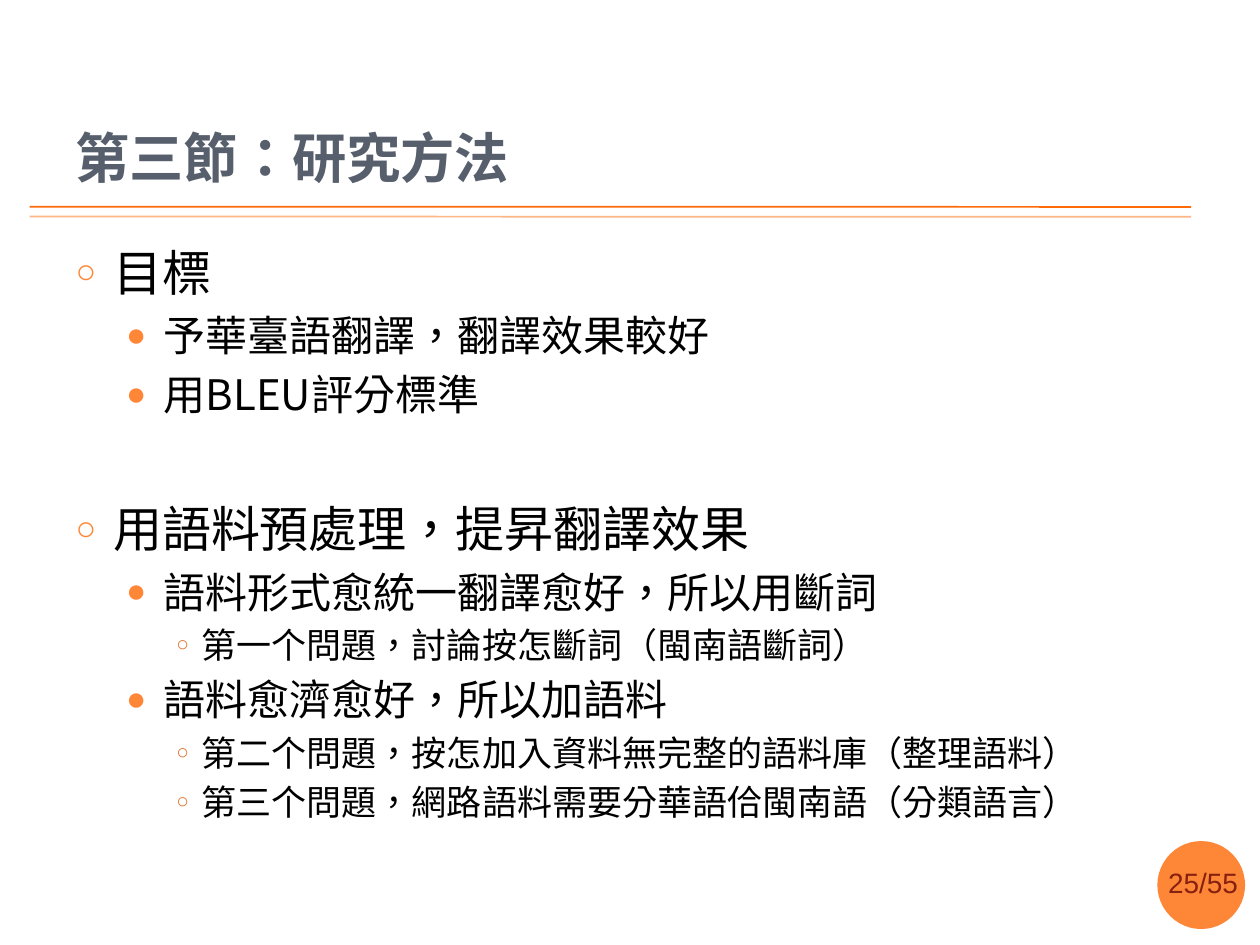
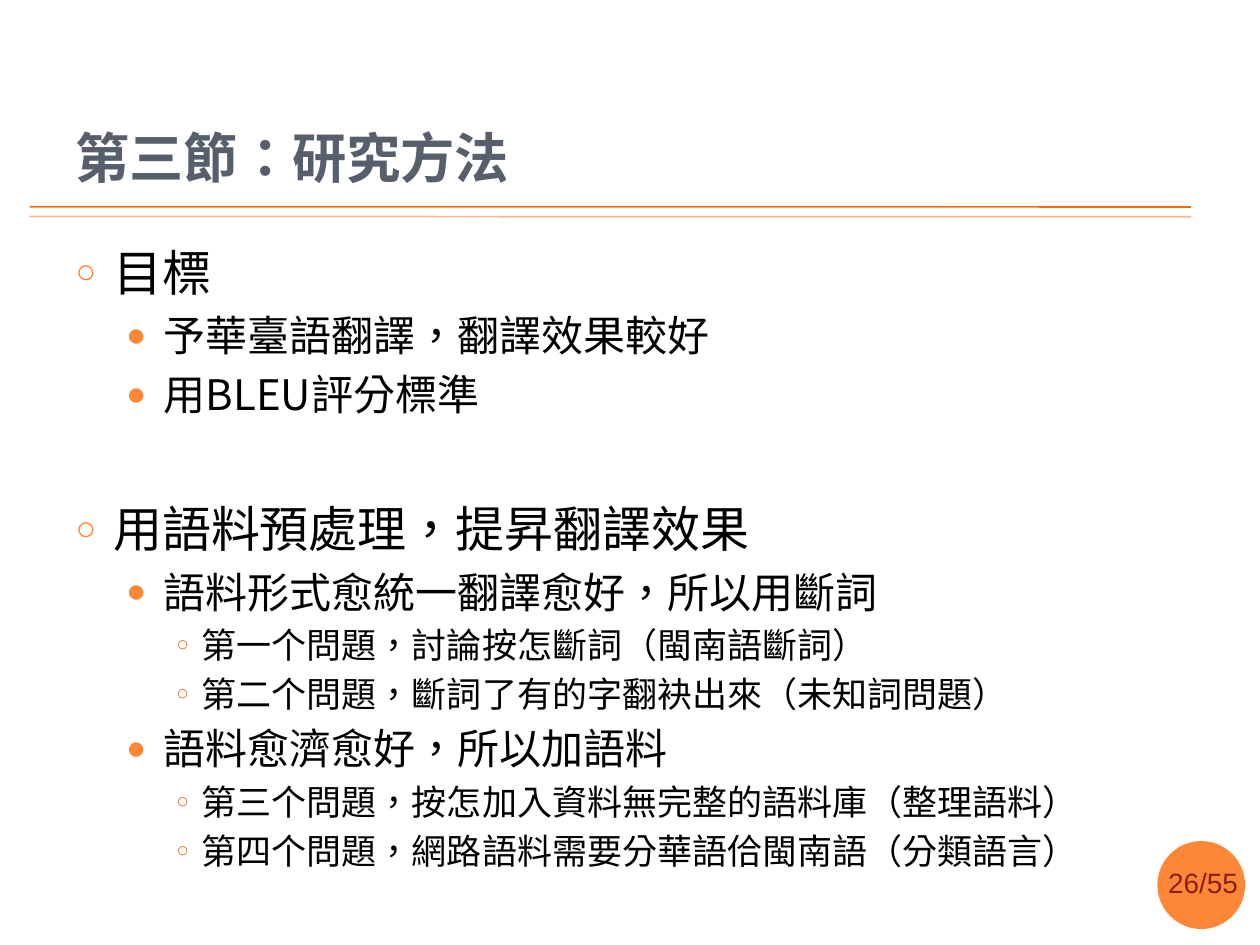
Before and after one commit to sih4sing5hong5/po3-ko3_tau5-iann2-phinn3, a slide deck: slide 26 of 翻譯報告.pptx (slide 25 before the commit). Drawn at 1260x945 pixels with LibreOffice and Linux fonts; fonts in the diff are those of the drawing; background and template pictures are left out. Boxes give left, top, right and bottom in pixels: in the first picture for what was removed or moved away, otherwise in the second. Text is boxed around its words. In the diff, an @@ line names an element or a change of style, - is before the commit and + after.

Commit message:
加入未知詞 丞宏

```diff
--- a/翻譯報告.pptx
+++ b/翻譯報告.pptx
@@ text at (202,677,1008,711): paragraph added @@
+    ○ 第二个問題，斷詞了有的字翻袂出來（未知詞問題）
@@ text at (202,785,1078,868): text changed @@
-    ○ 第二个問題，按怎加入資料無完整的語料庫（整理語料）
-    ○ 第三个問題，網路語料需要分華語佮閩南語（分類語言）
+    ○ 第三个問題，按怎加入資料無完整的語料庫（整理語料）
+    ○ 第四个問題，網路語料需要分華語佮閩南語（分類語言）
@@ page number at (1168,873,1238,893): text changed @@
-25/55
+26/55
```
Also in this commit, not shown: 9 other slides changed, 3 slides added.
